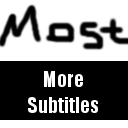
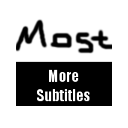
Layers edited between the first and the second 128×128 image:
painted on "Layer #1" over (0, 3, 128, 54)
painted on "More ..." over (28, 69, 98, 113)
painted on "Layer" over (0, 61, 128, 120)
painted on "Background" over (0, 3, 128, 120)
